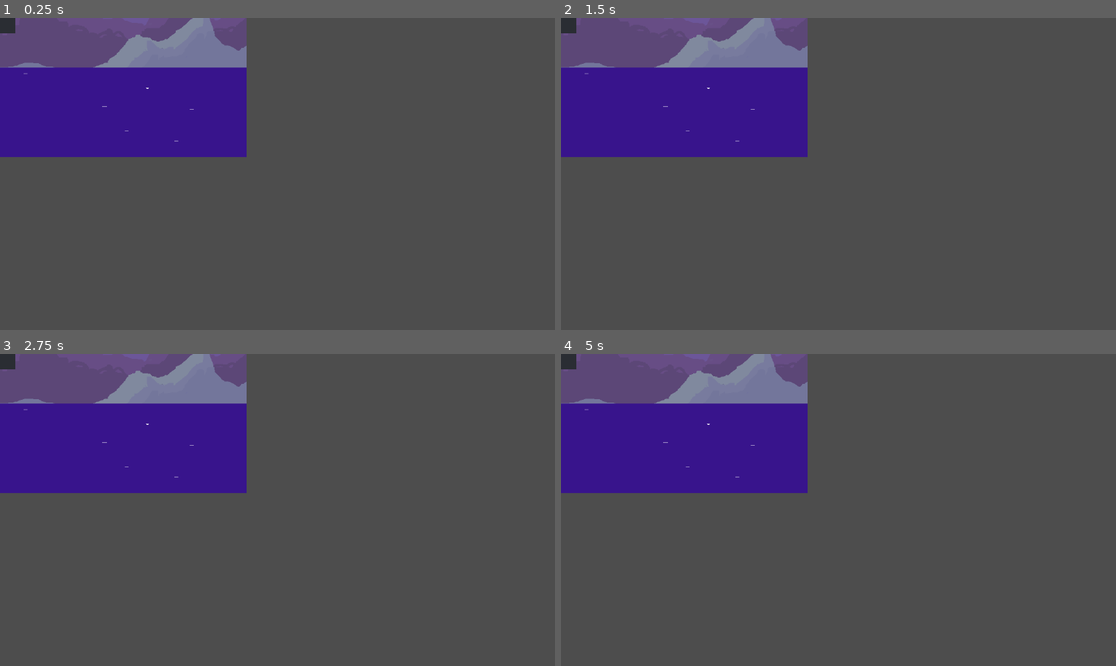
Above: before the commit, frames 1-4 (two rows, left to right).
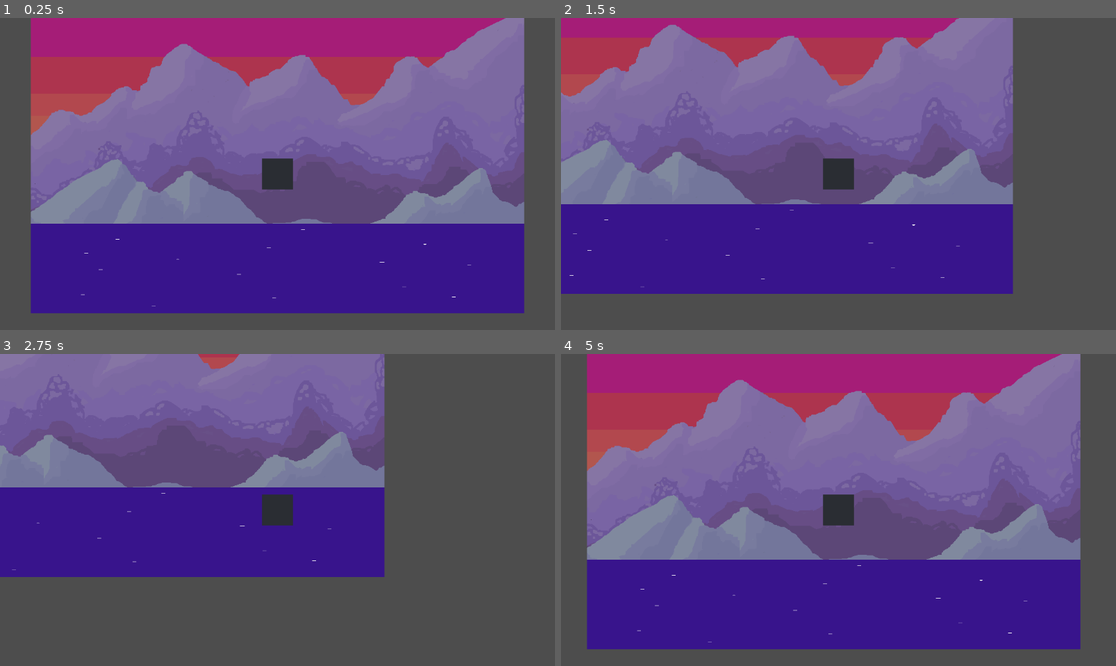
Above: after the commit, the same moments.

Repository: JMQ0598/Pogo-Game-Godot
Game: Godot game, scene res://Assets/Scenes/root.tscn
The game is run twice, just before and just after one commit, with the same random seed, the same clock (stepped at 60 frames per second) and the same inputs.
Inputs:
- Up to frame 1 (0.25 s): no input
- Up to frame 2 (1.5 s): tap Enter at 0.5 s; hold D (walk_right, bound only after the commit) 0.53-1.28 s; hold S (walk_down, bound only after the commit) from 1.28 s (still down)
- Up to frame 3 (2.75 s): release S (walk_down, bound only after the commit) at 2.03 s; hold D (walk_right, bound only after the commit) from 2.03 s (still down)
- Up to frame 4 (5 s): release D (walk_right, bound only after the commit) at 2.78 s; hold W (walk_up, bound only after the commit) 2.78-3.53 s; hold A (walk_left) from 3.53 s (still down)

The runs differ from the first frame. In frame 1, 86% of the frame differs, in the area x 0-95%, y 0-95%; in frame 2, 71%; in frame 3, 47%; in frame 4, 86%.

Commit message:
camera follow and test character movement

Diff:
--- a/pogo-game/Assets/Scenes/root.tscn
+++ b/pogo-game/Assets/Scenes/root.tscn
@@ -1,8 +1,9 @@
-[gd_scene load_steps=4 format=3 uid="uid://cijwn6ftib2hu"]
+[gd_scene load_steps=5 format=3 uid="uid://cijwn6ftib2hu"]
 
 [ext_resource type="PackedScene" uid="uid://bxb3162d0x5dk" path="res://Assets/Scenes/platform.tscn" id="2_6o2em"]
 [ext_resource type="Texture2D" uid="uid://djj1orv1cpg3q" path="res://Assets/Sprites/BG-Static.png" id="2_q7pxp"]
 [ext_resource type="PackedScene" uid="uid://dsowhyub8bnxn" path="res://Assets/Scenes/test_character.tscn" id="3_6o2em"]
+[ext_resource type="Script" uid="uid://bb2m6aukep01g" path="res://Assets/Scripts/camera_follow.gd" id="4_wmxxr"]
 
 [node name="Root" type="Node2D"]
 
@@ -15,3 +16,7 @@
 position = Vector2(0, 196)
 
 [node name="Test Character" parent="." instance=ExtResource("3_6o2em")]
+
+[node name="Camera2D" type="Camera2D" parent="." node_paths=PackedStringArray("follow_target")]
+script = ExtResource("4_wmxxr")
+follow_target = NodePath("../Test Character")
--- /dev/null
+++ b/pogo-game/Assets/Scripts/camera_follow.gd
@@ -0,0 +1,12 @@
+extends Camera2D
+
+# Please assign a target in the editor
+@export var follow_target : Node2D = null
+
+func _ready():
+	pass
+
+func _physics_process(_delta):
+
+	# Set to match position of target
+	global_position = follow_target.global_position
--- a/pogo-game/Assets/Scripts/test_character.gd
+++ b/pogo-game/Assets/Scripts/test_character.gd
@@ -1,14 +1,20 @@
-extends CharacterBody2D
+extends Node2D
 
 var rng = RandomNumberGenerator.new()
 
-@export var gravity = 30
-@export var jump_force = -500
-@export var movement_speed = 200
+@export var gravity : float = 30
+@export var jump_force : float = -500
+@export var movement_speed : float = 200
 
 func _ready():
 	pass
 
 func _physics_process(delta):
 	if (Input.is_action_pressed("walk_left")):
-		velocity.x = -movement_speed
+		position.x -= movement_speed * delta
+	if (Input.is_action_pressed("walk_right")):
+		position.x += movement_speed * delta
+	if (Input.is_action_pressed("walk_up")):
+		position.y -= movement_speed * delta
+	if (Input.is_action_pressed("walk_down")):
+		position.y += movement_speed * delta
--- a/pogo-game/project.godot
+++ b/pogo-game/project.godot
@@ -27,6 +27,24 @@
 , Object(InputEventKey,"resource_local_to_scene":false,"resource_name":"","device":0,"window_id":0,"alt_pressed":false, …(185 unchanged characters)…
 ]
 }
+walk_right={
+"deadzone": 0.2,
+"events": [Object(InputEventKey,"resource_local_to_scene":false,"resource_name":"","device":-1,"window_id":0,"alt_pressed":false,"shift_pressed":false,"ctrl_pressed":false,"meta_pressed":false,"pressed":false,"keycode":0,"physical_keycode":68,"key_label":0,"unicode":100,"location":0,"echo":false,"script":null)
+, Object(InputEventKey,"resource_local_to_scene":false,"resource_name":"","device":-1,"window_id":0,"alt_pressed":false,"shift_pressed":false,"ctrl_pressed":false,"meta_pressed":false,"pressed":false,"keycode":0,"physical_keycode":4194321,"key_label":0,"unicode":0,"location":0,"echo":false,"script":null)
+]
+}
+walk_up={
+"deadzone": 0.2,
+"events": [Object(InputEventKey,"resource_local_to_scene":false,"resource_name":"","device":-1,"window_id":0,"alt_pressed":false,"shift_pressed":false,"ctrl_pressed":false,"meta_pressed":false,"pressed":false,"keycode":0,"physical_keycode":87,"key_label":0,"unicode":119,"location":0,"echo":false,"script":null)
+, Object(InputEventKey,"resource_local_to_scene":false,"resource_name":"","device":-1,"window_id":0,"alt_pressed":false,"shift_pressed":false,"ctrl_pressed":false,"meta_pressed":false,"pressed":false,"keycode":0,"physical_keycode":4194320,"key_label":0,"unicode":0,"location":0,"echo":false,"script":null)
+]
+}
+walk_down={
+"deadzone": 0.2,
+"events": [Object(InputEventKey,"resource_local_to_scene":false,"resource_name":"","device":-1,"window_id":0,"alt_pressed":false,"shift_pressed":false,"ctrl_pressed":false,"meta_pressed":false,"pressed":false,"keycode":0,"physical_keycode":83,"key_label":0,"unicode":115,"location":0,"echo":false,"script":null)
+, Object(InputEventKey,"resource_local_to_scene":false,"resource_name":"","device":-1,"window_id":0,"alt_pressed":false,"shift_pressed":false,"ctrl_pressed":false,"meta_pressed":false,"pressed":false,"keycode":0,"physical_keycode":4194322,"key_label":0,"unicode":0,"location":0,"echo":false,"script":null)
+]
+}
 
 [rendering]
 
Not shown: 1 places in pogo-game/Assets/Scenes/test_character.tscn that only renumber resources
Not shown, added: pogo-game/Assets/Scripts/camera_follow.gd.uid
